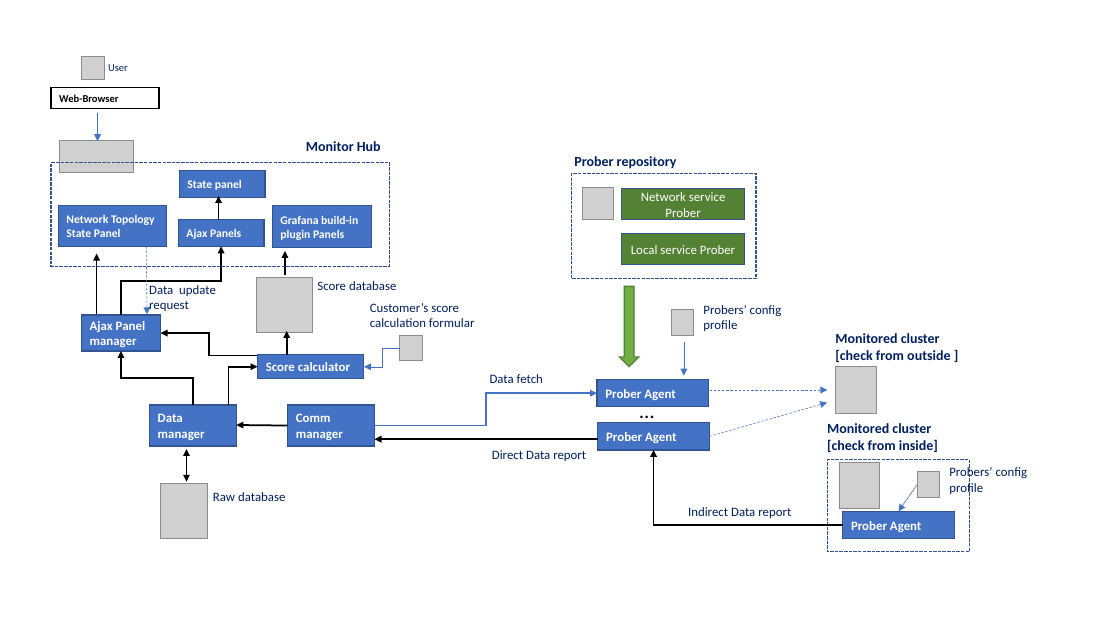
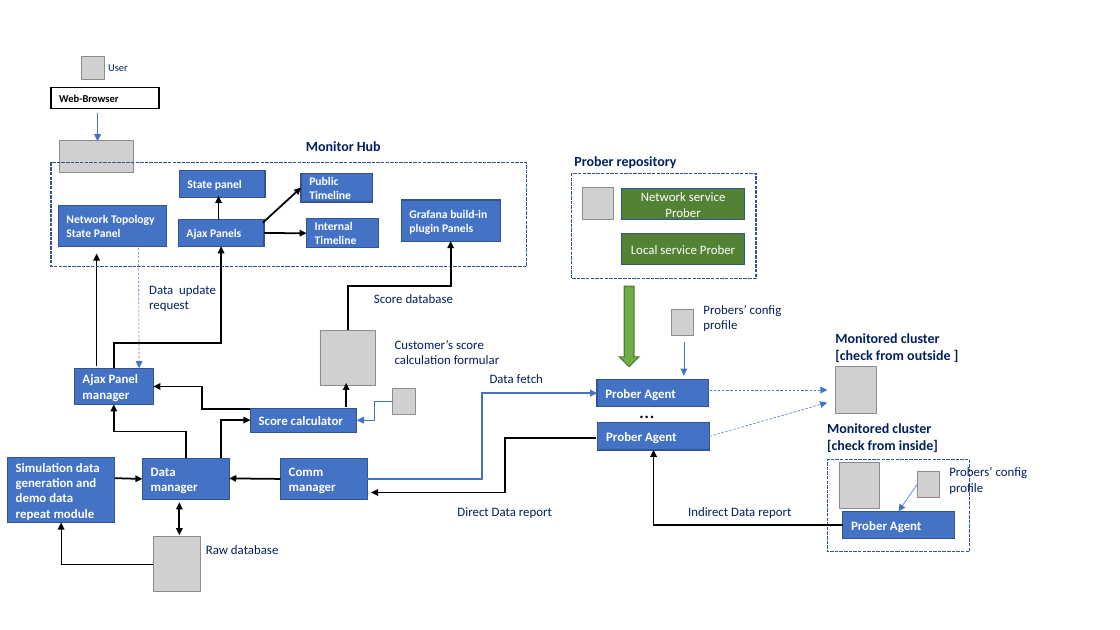
Before and after one commit to LiuYuancheng/Cluster_Service_Health_Monitor, a slide deck: slide 3 of doc/designDoc.pptx. Drawn at 1120x630 pixels with LibreOffice and Linux fonts; fonts in the diff are those of the drawing; grey boxes stand for pictures. Boxes give left, top, right and bottom in pixels: in the first picture for what was removed or moved away, otherwise in the second. Text is boxed around its words. In the diff, an @@ line names an element or a change of style, - is before the commit and + after.

```diff
--- a/doc/designDoc.pptx
+++ b/doc/designDoc.pptx
@@ rectangle: place and size @@
-rectangle at (51,163,390,266)
+rectangle at (51,163,528,266)
@@ rectangle added at (301,173,372,202), fill #4472C4, outline #325491 1 pt, 10 pt, text #FFFFFF, bold @@
+Public Timeline
@@ arrow moved from (285, 275) - (285, 251) to (263, 223) - (301, 187) @@
@@ rectangle "Grafana build-in plugin Panels": place and size @@
-rectangle "Grafana build-in plugin Panels" at (272,206,371,247)
+rectangle "Grafana build-in plugin Panels" at (402,200,501,241)
@@ arrow added from (264, 233) to (307, 234), #000000 1.5 pt @@
@@ rectangle added at (307,219,378,248), fill #4472C4, outline #325491 1 pt, 10 pt, text #FFFFFF, bold @@
+Internal Timeline
@@ arrow moved from (97, 315) - (97, 254) to (97, 366) - (97, 254) @@
@@ elbow arrow moved from (121, 315) - (221, 246) to (114, 369) - (221, 246) @@
@@ arrow moved from (146, 246) - (147, 314) to (139, 244) - (139, 368) @@
@@ elbow arrow added from (348, 330) to (451, 241), #000000 1.5 pt @@
@@ text "Score database": place and size @@
-text "Score database" at (317,281,396,290)
+text "Score database" at (374,294,453,303)
@@ picture: place and size @@
-picture at (256,277,312,333)
+picture at (320,330,376,386)
@@ text "Customer’s score calculation formular": place and size @@
-text "Customer’s score calculation formular" at (370,303,475,327)
+text "Customer’s score calculation formular" at (395,340,500,364)
@@ arrow moved from (287, 355) - (287, 331) to (346, 407) - (346, 383) @@
@@ 3 rectangles, 1 picture, 1 text: place and size @@
-3 rectangles, 1 picture, 1 text at (82,315,423,501)
+3 rectangles, 1 picture, 1 text at (74,369,415,554)
@@ 4 elbow arrows, 1 picture, 1 rectangle, 1 arrow: place and size @@
-4 elbow arrows, 1 picture, 1 rectangle, 1 arrow at (121,333,400,539)
+4 elbow arrows, 1 picture, 1 rectangle, 1 arrow at (114,386,392,592)
@@ elbow arrow moved from (375, 426) - (597, 393) to (367, 479) - (597, 393) @@
@@ elbow arrow added from (596, 439) to (371, 492), #000000 1.5 pt @@
@@ arrow removed from (598, 439) to (375, 439) @@
@@ rectangle added at (8,458,115,523), fill #4472C4, outline #325491 1 pt, 11 pt, text #FFFFFF, bold @@
+Simulation data generation and demo data repeat module
@@ arrow added from (115, 478) to (142, 479), #000000 1.5 pt @@
@@ double arrow moved from (187, 450) - (187, 481) to (180, 502) - (180, 535) @@
@@ text "Direct Data report": place and size @@
-text "Direct Data report" at (492,450,586,461)
+text "Direct Data report" at (457,507,552,518)
@@ elbow arrow added from (154, 565) to (61, 523), #000000 0.5 pt @@
```
Also in this commit, not shown: 1 other file.
